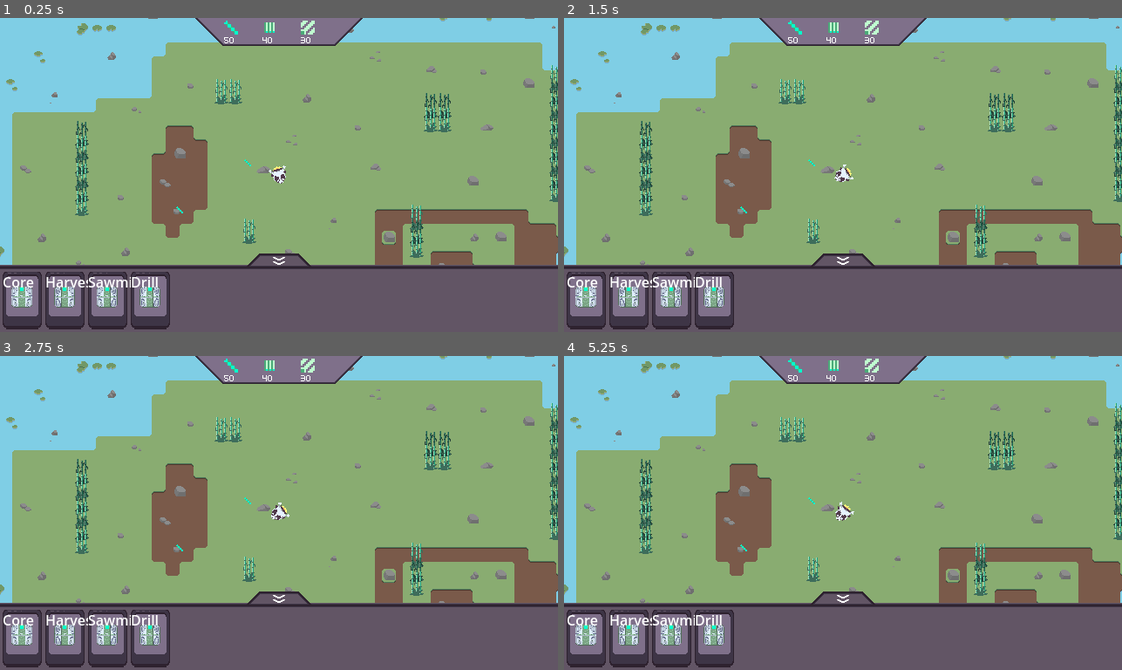
Above: before the commit, frames 1-4 (two rows, left to right).
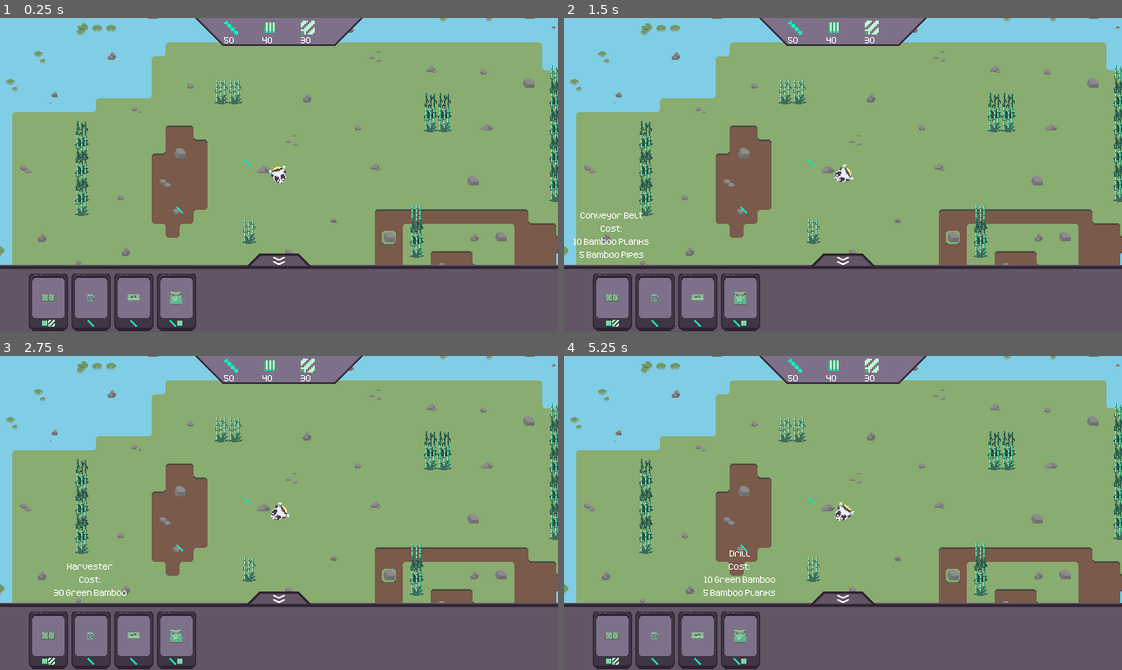
Above: after the commit, the same moments.

Repository: Hyper-Burner/GMTK-Game-Jam-2024
Game: Godot game, scene res://main.tscn
The game is run twice, just before and just after one commit, with the same random seed, the same clock (stepped at 60 frames per second) and the same inputs.
Inputs (mouse positions are in pixels of both pictures, inside the frame that each line leads up to):
- Up to frame 1 (0.25 s): no input
- Up to frame 2 (1.5 s): click "Core" (after the commit: "Conveyor Belt Cost: 10 Bamboo…") at 0.5 s; click (630, 300) at 1.25 s, where only the run before the commit has a clickable "Harvester"
- Up to frame 3 (2.75 s): click (89, 641) at 2 s, where only the run after the commit has a clickable "Harvester Cost: 30 Green Bamb…"
- Up to frame 4 (5.25 s): click (670, 638) at 2.75 s, where only the run before the commit has a clickable "Sawmill"; click (697, 641) at 3.5 s, where only the run after the commit has a clickable "Sawmill Cost: 10 Green Bamboo"; click (714, 638) at 4.25 s, where only the run before the commit has a clickable "Drill"; click (742, 641) at 5 s, where only the run after the commit has a clickable "Drill Cost: 10 Green Bamboo 5…"

The runs differ from the first frame. In frame 1, 4.5% of the frame differs, in the area x 0-36%, y 80-100%; in frame 2, 4.7%, in the area x 0-36%, y 61-100%; in frame 3, 4.6%; in frame 4, 4.7%.
Error after the commit: Invalid access to property or key 'name' on a base object of type 'String'. (res://Classes/machines.gd:30)

Commit message:
HUD Button Updates

Diff:
--- a/Classes/machine.tres
+++ b/Classes/machine.tres
@@ -33,6 +33,14 @@
 [sub_resource type="AtlasTexture" id="AtlasTexture_nipqw"]
 atlas = ExtResource("1_xfjew")
 region = Rect2(336, 144, 48, 32)
+
+[sub_resource type="AtlasTexture" id="AtlasTexture_v7byd"]
+atlas = ExtResource("1_xfjew")
+region = Rect2(0, 64, 32, 16)
+
+[sub_resource type="AtlasTexture" id="AtlasTexture_nwu25"]
+atlas = ExtResource("1_xfjew")
+region = Rect2(32, 64, 32, 16)
 
 [sub_resource type="AtlasTexture" id="AtlasTexture_ryft3"]
 atlas = ExtResource("1_xfjew")
@@ -548,6 +556,17 @@
 "loop": true,
 "name": &"Boiler",
 "speed": 8.0
+}, {
+"frames": [{
+"duration": 1.0,
+"texture": SubResource("AtlasTexture_v7byd")
+}, {
+"duration": 1.0,
+"texture": SubResource("AtlasTexture_nwu25")
+}],
+"loop": true,
+"name": &"Conveyor_Belt",
+"speed": 5.0
 }, {
 "frames": [{
 "duration": 1.0,
--- a/GUI/hotbar.gd
+++ b/GUI/hotbar.gd
@@ -7,7 +7,11 @@
 var objective_item = preload("res://GUI/objective_item.tscn")
 
 func _ready() -> void:
-	for x in range(unlocks[Global.planet_level]):
+	var conveyorbelt = hotbar_button.instantiate()
+	conveyorbelt.set_machine_id(4)
+	$HBoxContainer.add_child(conveyorbelt)
+
+	for x in range(1, unlocks[Global.planet_level]):
 		var instance = hotbar_button.instantiate()
 		instance.set_machine_id(x)
 		$HBoxContainer.add_child(instance)
--- a/GUI/hotbar_button.gd
+++ b/GUI/hotbar_button.gd
@@ -1,19 +1,48 @@
 extends TextureButton
 
+@onready var label = $Label
+var textureSheet = preload("res://items-Sheet.png")
 signal selected_machine(machine)
 
 var machine_json = JSON.parse_string(FileAccess.get_file_as_string("res://TextFile/machines.json"))
+var item_json = JSON.parse_string(FileAccess.get_file_as_string("res://TextFile/items.json"))
 @export var id : int = 0
 
-func _ready():
-	set_machine_id(id)
-
 func set_machine_id(id):
+	var count = 1
 	self.id = id
 	for x in machine_json["machines"]:
 		if x["id"] == id:
-			$Label.text = x["name"]
+			$Label.text = x["name"].replace("_", " ") + "\n" + "Cost:\n"
+			$AnimatedSprite2D.animation = x["name"]
+			for y in x["cost"]:
+				$Label.text = $Label.text + str(x["cost"]["item" + str(count)]["amount"])
+				$Label.text = $Label.text + " " + x["cost"]["item" + str(count)]["name"].replace("_", " ") + "\n"
+
+				var item = 0
+				for i in item_json["items"]:
+					if i["name"] == x["cost"]["item" + str(count)]["name"]:
+						item = int(i["id"])
+				var new_control = Control.new()
+				var costInstance = Sprite2D.new()
+				var sprite_x = (item % 16) * 8
+				var sprite_y = (item / 16) * 8
+				costInstance.texture = textureSheet
+				costInstance.region_enabled = true
+				costInstance.region_rect = Rect2(Vector2(sprite_x, sprite_y), Vector2(8,8))
+				new_control.add_child(costInstance)
+				$HBoxContainer.add_child(new_control)
+
+				count = count + 1
+
 
 func _on_pressed() -> void:
 	get_tree().call_group("World", "set_selected_machine", id)
-	print("hi")
+
+
+func _on_mouse_entered() -> void:
+	label.visible = true
+
+
+func _on_mouse_exited() -> void:
+	label.visible = false
--- a/GUI/hotbar_button.tscn
+++ b/GUI/hotbar_button.tscn
@@ -1,8 +1,9 @@
-[gd_scene load_steps=5 format=3 uid="uid://cr00iutejh0f"]
+[gd_scene load_steps=6 format=3 uid="uid://cr00iutejh0f"]
 
 [ext_resource type="Texture2D" uid="uid://dmqglpwabdlvt" path="res://GUI/gui.png" id="1_rvk61"]
 [ext_resource type="Script" path="res://GUI/hotbar_button.gd" id="2_4nu2o"]
 [ext_resource type="SpriteFrames" uid="uid://c8p1i561k6kmk" path="res://Classes/machine.tres" id="3_p4htj"]
+[ext_resource type="FontFile" uid="uid://di3holtqvj3bm" path="res://Fonts/Kenney Pixel.ttf" id="4_x15tm"]
 
 [sub_resource type="AtlasTexture" id="AtlasTexture_3tddo"]
 atlas = ExtResource("1_rvk61")
@@ -14,15 +15,32 @@
 texture_normal = SubResource("AtlasTexture_3tddo")
 script = ExtResource("2_4nu2o")
 
+[node name="Label" type="Label" parent="."]
+visible = false
+layout_mode = 0
+offset_left = -34.0
+offset_top = -188.0
+offset_right = 78.0
+offset_bottom = -16.0
+theme_override_fonts/font = ExtResource("4_x15tm")
+horizontal_alignment = 1
+vertical_alignment = 2
+
 [node name="AnimatedSprite2D" type="AnimatedSprite2D" parent="."]
-position = Vector2(22, 29)
+position = Vector2(22, 28)
 scale = Vector2(0.5, 0.5)
 sprite_frames = ExtResource("3_p4htj")
-animation = &"Electronic_Fabricator"
+animation = &"Conveyor_Belt"
 
-[node name="Label" type="Label" parent="."]
-layout_mode = 0
-offset_right = 40.0
-offset_bottom = 23.0
+[node name="HBoxContainer" type="HBoxContainer" parent="."]
+layout_mode = 2
+offset_left = -13.0
+offset_top = 57.0
+offset_right = 57.0
+offset_bottom = 66.0
+theme_override_constants/separation = 8
+alignment = 1
 
+[connection signal="mouse_entered" from="." to="." method="_on_mouse_entered"]
+[connection signal="mouse_exited" from="." to="." method="_on_mouse_exited"]
 [connection signal="pressed" from="." to="." method="_on_pressed"]
--- a/GUI/hud.tscn
+++ b/GUI/hud.tscn
@@ -47,10 +47,10 @@
 
 [node name="HBoxContainer" type="HBoxContainer" parent="Hotbar"]
 layout_mode = 0
-offset_left = -317.0
-offset_top = 111.0
-offset_right = 317.0
-offset_bottom = 177.0
+offset_left = -287.0
+offset_top = 113.0
+offset_right = 293.0
+offset_bottom = 179.0
 
 [node name="Objective" type="Control" parent="."]
 anchors_preset = 0
--- a/TextFile/items.json
+++ b/TextFile/items.json
@@ -42,28 +42,33 @@
 		},
 		{
 			"id": 8,
+			"name": "Tape",
+			"description": "A durable adhesive made from the sap of sticky bamboo"
+		},
+		{
+			"id": 9,
+			"name": "Spacecraft_Hulls",
+			"description": "A shameless copy of the IBC's standard rocket hull"
+		},
+		{
+			"id": 10,
 			"name": "Spokes",
 			"description": ""
 		},
 		{
-			"id": 9,
-			"name": "Wires",
-			"description": ""
-		},
-		{
-			"id": 10,
+			"id": 11,
 			"name": "Screws",
 			"description": "Invented in 6700AB to replace old-fashioned nails"
-		},
-		{
-			"id": 11,
-			"name": "Spacecraft_Hulls",
-			"description": "A shameless copy of the IBC's standard rocket hull"
 		},
 		{
 			"id": 12,
 			"name": "PCB",
 			"description": "In short supply across the galaxy; sells for a fortune on the black market"
+		},
+		{
+			"id": 13,
+			"name": "Wires",
+			"description": ""
 		},
 		{
 			"id": 14,
Not shown: 1 places in Classes/machine.tres that only renumber resources
Not shown, added: GUI/hot3E18.tmp
